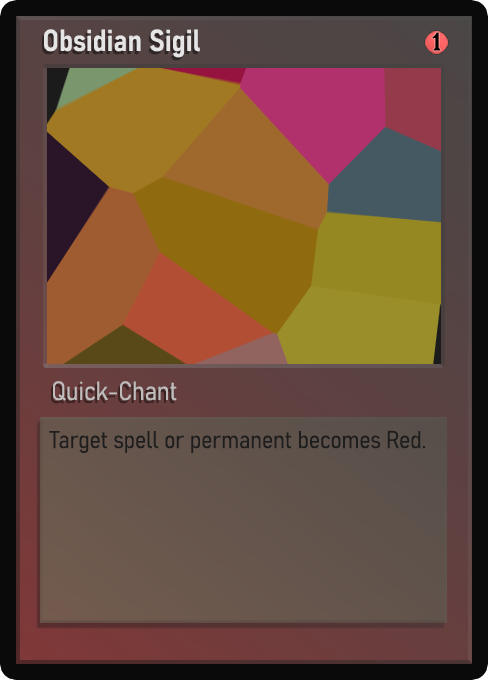
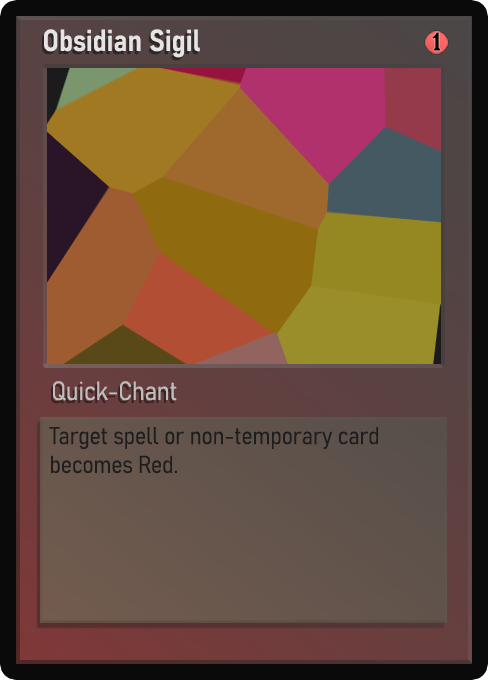
Layered file, before and after one edit (488x680). Changes by layer:
painted on "Desc_norm" over bbox(49, 427, 425, 474)
